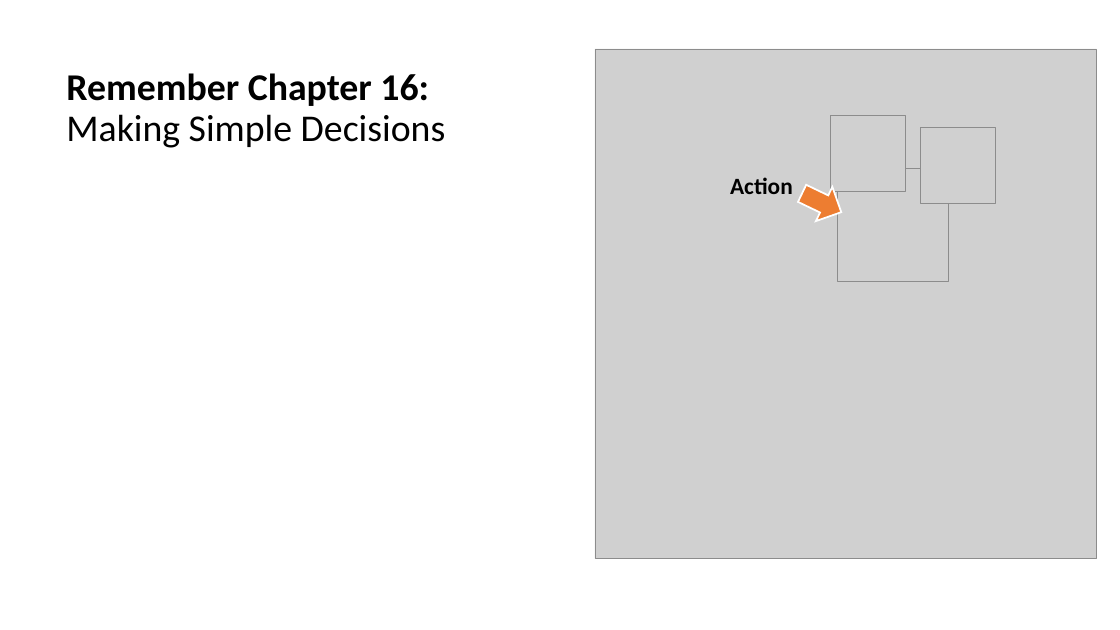
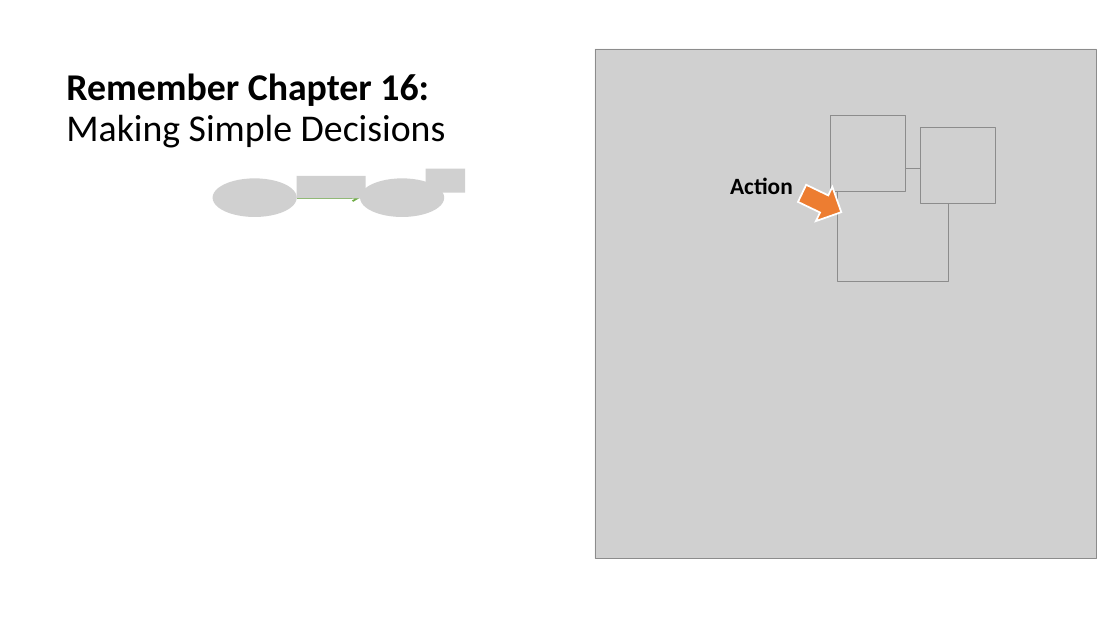
Before and after one commit to mhahsler/CS7320-AI, a slide deck: slide 2 of slides/22_Reinforcement_Learning.pptx. Drawn at 1120x630 pixels with LibreOffice and Linux fonts; fonts in the diff are those of the drawing; grey boxes stand for pictures. Boxes give left, top, right and bottom in pixels: in the first picture for what was removed or moved away, otherwise in the second. Text is boxed around its words. In the diff, an @@ line names an element or a change of style, - is before the commit and + after.

```diff
--- a/slides/22_Reinforcement_Learning.pptx
+++ b/slides/22_Reinforcement_Learning.pptx
@@ group added at bbox=[213, 169, 465, 217]: 4 pictures, 1 arrow @@
```
Also in this commit, not shown: 1 other slide changed, 1 slide added, 3 other files.
